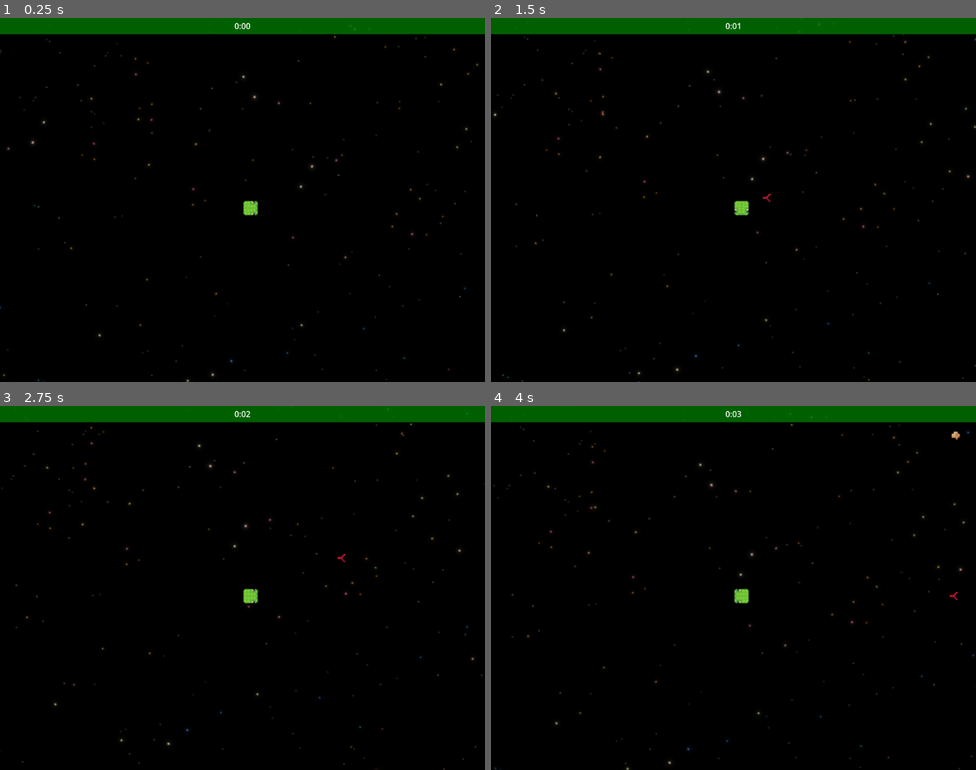
Above: before the commit, frames 1-4 (two rows, left to right).
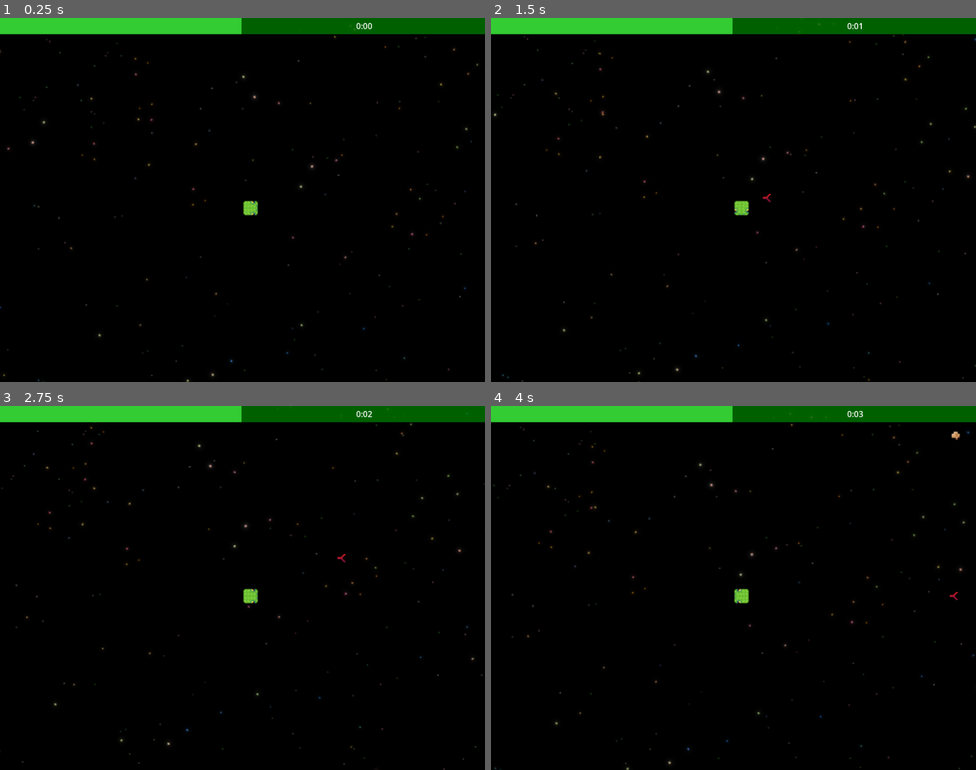
Above: after the commit, the same moments.

Repository: jaerrib/space-snake-survivor
Game: Godot game, scene res://scenes/main/main.tscn
Same seed, same stepped clock (60 frames per second), same inputs: the game is played once before the commit and once after it.
Inputs:
- Up to frame 1 (0.25 s): no input
- Up to frame 2 (1.5 s): hold D (right) 0.53-1.28 s; tap P (xp_spawn) at 0.6, 1.35 s; hold S (down) from 1.28 s (still down)
- Up to frame 3 (2.75 s): release S (down) at 2.03 s; hold D (right) from 2.03 s (still down); tap P (xp_spawn) at 2.1 s
- Up to frame 4 (4 s): release D (right) at 2.78 s; hold Up (up) 2.78-3.53 s; tap P (xp_spawn) at 2.85, 3.6 s; hold A (left) from 3.53 s (still down)

The runs differ from the first frame. In frame 1, 2.3% of the frame differs, in the area x 0-77%, y 0-5%; in frame 2, 2.3%; in frame 3, 2.3%; in frame 4, 2.3%.

Commit message:
Add basic health bar to hud

Diff:
--- a/scenes/health_bar/health_bar.gd
+++ b/scenes/health_bar/health_bar.gd
@@ -4,14 +4,36 @@
 const COLOR_MIDDLE: Color = Color("#ff9900")
 const COLOR_GOOD: Color = Color("#33cc33")
 
-@export var level_low: float
-@export var level_med: float
-@export var max_health: float
 @export var start_health: float
+@export var level_med: float = start_health * .66
+@export var level_low: float= start_health * .33
+
+var player_ref: Snake
+
 
 func _ready() -> void:
 	var player: Snake = get_tree().get_first_node_in_group("player")
 	start_health = player.get_health()
-	max_health = player.get_max_health()
-	level_med = start_health * .66
-	level_med = start_health * .33
+	max_value = player.get_max_health()
+	max_value
+	value = start_health
+	player_ref = player
+	SignalManager.on_level_up.connect(on_level_up)
+
+
+func _process(delta: float) -> void:
+	value = player_ref.get_health()
+	set_color()
+
+
+func set_color() -> void:
+	if value < level_low:
+		tint_progress = COLOR_DANGER
+	elif value < level_med:
+		tint_progress = COLOR_MIDDLE
+	else:
+		tint_progress = COLOR_GOOD
+
+
+func on_level_up() -> void:
+	max_value = player_ref.get_max_health()
--- a/scenes/health_bar/health_bar.tscn
+++ b/scenes/health_bar/health_bar.tscn
@@ -5,9 +5,10 @@
 [ext_resource type="Texture2D" uid="uid://beaium1e18d1q" path="res://assets/misc/progress.png" id="2_eutov"]
 
 [node name="HealthBar" type="TextureProgressBar"]
-offset_right = 40.0
-offset_bottom = 40.0
+offset_right = 200.0
+offset_bottom = 16.0
 value = 50.0
+nine_patch_stretch = true
 texture_under = ExtResource("1_n3ttx")
 texture_progress = ExtResource("2_eutov")
 script = ExtResource("1_qy603")
--- a/scenes/hud/hud.tscn
+++ b/scenes/hud/hud.tscn
@@ -1,6 +1,7 @@
-[gd_scene load_steps=3 format=3 uid="uid://bm6ipr5efunpg"]
+[gd_scene load_steps=4 format=3 uid="uid://bm6ipr5efunpg"]
 
 [ext_resource type="Script" uid="uid://6ng35qfvmyvj" path="res://scenes/hud/timer.gd" id="1_48c2t"]
+[ext_resource type="PackedScene" uid="uid://8pydh1pfgx1s" path="res://scenes/health_bar/health_bar.tscn" id="1_cgeww"]
 
 [sub_resource type="LabelSettings" id="LabelSettings_48c2t"]
 
@@ -34,8 +35,17 @@
 layout_mode = 2
 alignment = 1
 
+[node name="HBoxContainer" type="HBoxContainer" parent="MC/MC2/HB"]
+layout_mode = 2
+size_flags_horizontal = 3
+
+[node name="HealthBar" parent="MC/MC2/HB/HBoxContainer" instance=ExtResource("1_cgeww")]
+layout_mode = 2
+size_flags_horizontal = 3
+
 [node name="Label" type="Label" parent="MC/MC2/HB"]
 layout_mode = 2
+size_flags_horizontal = 6
 text = "00:00"
 label_settings = SubResource("LabelSettings_48c2t")
 
